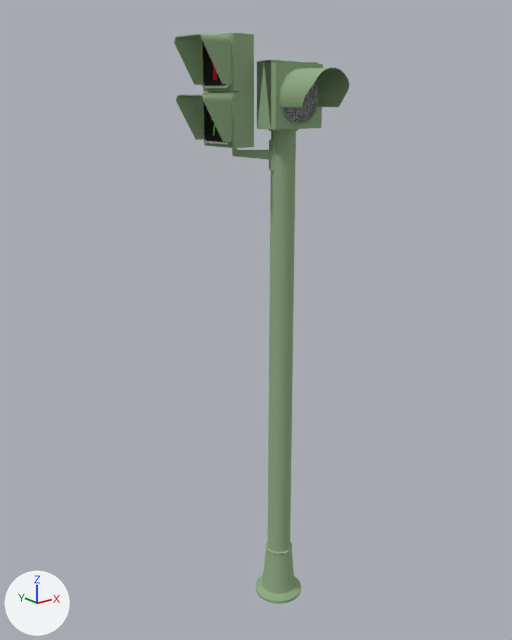
Renders of the glTF model src/models/w_highway_traffic_signals_pedestrian.glb from each side of a commit.
One viewpoint serves both versions: a 50 mm lens placed at (-1.81, -2.03, 2.28), pointed at (-0.05, 0.18, 1.4). The axes (+X, +Y, +Z) are drawn at lower left. The lights are the same throughout. The picture after the commit comes second. Vertices at exactly the same position are counted once.

The older version as bpy lines, for what is in view:
```python
me_semaforo__su_2017 = bpy.data.meshes.new('semaforo (SU 2017)')
me_semaforo__su_2017.from_pydata(...)  # 1904 vertices, 3546 faces; spans x -0.26..0.21, y 0.0..2.51, z -0.42..0.09
# faces by material slot: [3222, 80, 18, 18, 208]
me_semaforo__su_2017.materials.append(mat_metalic1)  # greyish green #91ad84
me_semaforo__su_2017.materials.append(mat_frontcolor)  # white #ffffff
me_semaforo__su_2017.materials.append(mat_stop_semaforo_bo1)  # picture img_stop_semaforo_bo1
me_semaforo__su_2017.materials.append(mat_go_semaforo_boys1)  # picture img_go_semaforo_boys1
me_semaforo__su_2017.materials.append(mat_green1)  # picture img_green1
ob_semaforo__su_2017 = bpy.data.objects.new('semaforo (SU 2017)', me_semaforo__su_2017)
ob_semaforo__su_2017.location = (0.0, 0.0, 0.0)
ob_semaforo__su_2017.rotation_euler = (1.571, 0.0, 0.0)  # degrees (90, 0, 0)
```
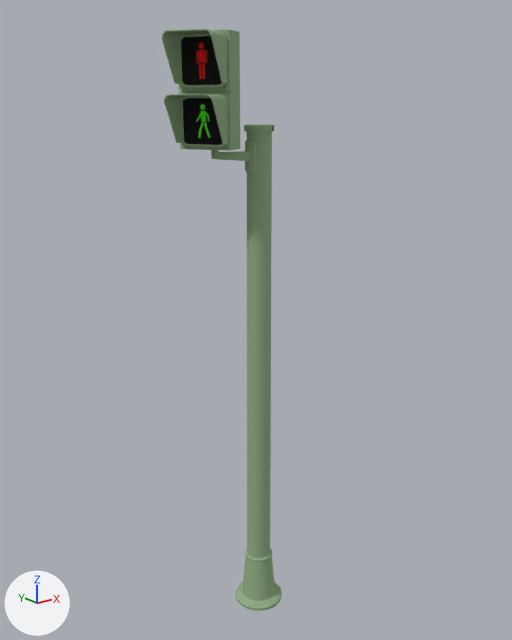
Boxes (x1, y1, x2, y2) around the edits, measured in the pictures (512 x 640 px):
'semaforo (SU 2017)', reshaped, turned
    before: (174, 33, 349, 604)
    after: (162, 29, 282, 611)
part 1 of me_semaforo__su_2017, deleted (green)
    before: (257, 60, 349, 130)

Diff of the bpy script that builds the scene:
```diff
--- a/src/models/w_highway_traffic_signals_pedestrian.glb.py
+++ b/src/models/w_highway_traffic_signals_pedestrian.glb.py
@@ me_semaforo__su_2017 @@
 # used by ob_semaforo__su_2017; location = (0.0, 0.0, 0.0); rotation_euler = (1.571, 0.0, 0.0), in degrees (90, 0, 0)
-me_semaforo__su_2017.from_pydata(...)  # 1904 vertices, 3546 faces; spans x -0.26..0.21, y 0.0..2.51, z -0.42..0.09
+me_semaforo__su_2017.from_pydata(...)  # 960 vertices, 1846 faces; spans x -0.26..0.2, y 0.0..2.51, z -0.42..-0.07
+# me_semaforo__su_2017 part 1: 8 loose pieces with 944 vertices, spanning x -0.03..0.21, y 2.17..2.42, z -0.26..0.09, are deleted
+# other edits to the shape of me_semaforo__su_2017 do not show in these pictures
 me_semaforo__su_2017.materials.append(mat_metalic1)
@@ me_semaforo__su_2017 @@
 me_semaforo__su_2017.materials.append(mat_go_semaforo_boys1)
-me_semaforo__su_2017.materials.append(mat_green1)  # picture img_green1
@@ ob_semaforo__su_2017 @@
 ob_semaforo__su_2017.location = (0.0, 0.0, 0.0)
-ob_semaforo__su_2017.rotation_euler = (1.571, 0.0, 0.0)  # degrees (90, 0, 0)
+ob_semaforo__su_2017.rotation_euler = (1.571, 0.0, 0.532)  # degrees (90, 0, 30)
```
